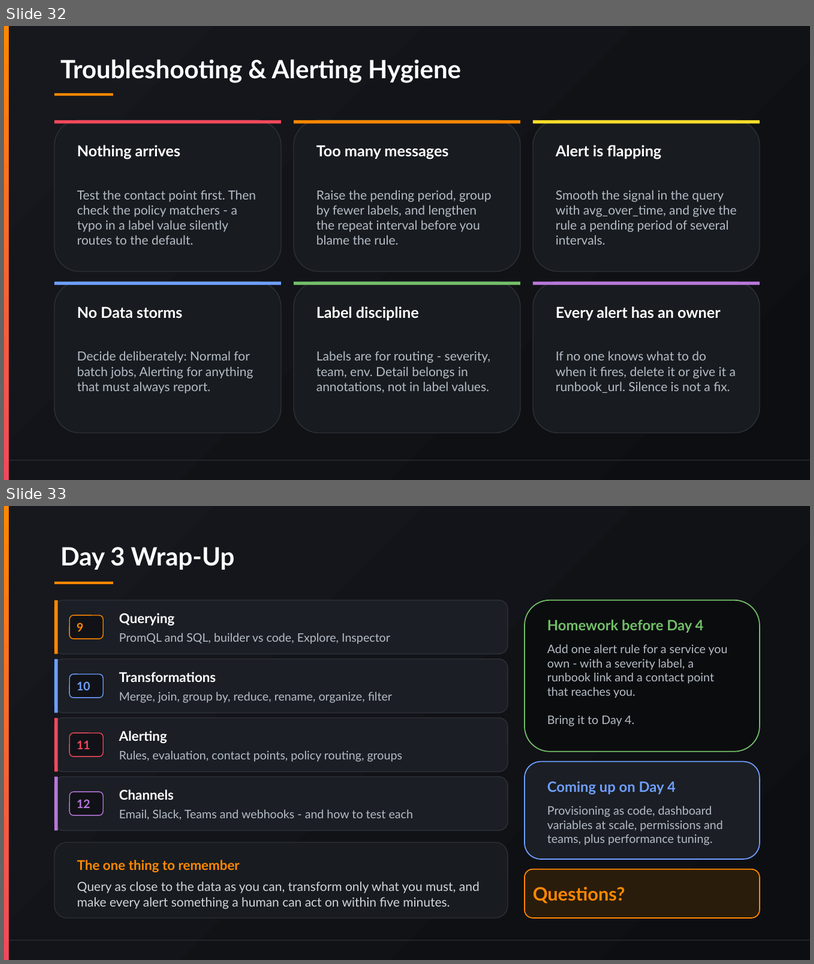
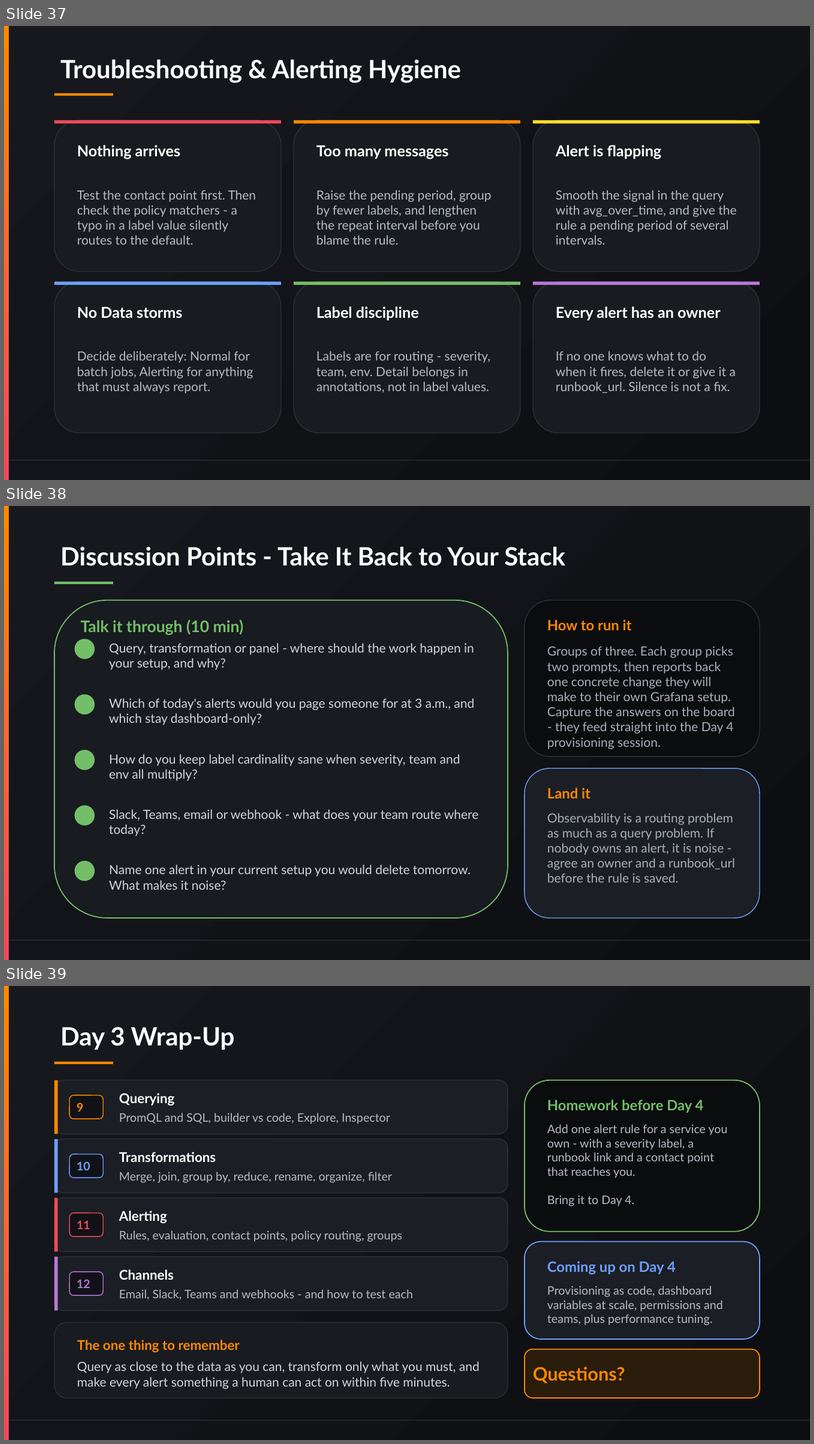
Before and after one commit to vikash-verma-profile/garfana-August-2026, a slide deck: Day-3/Day-3.pptx. Shown one above the other, each under a label of ours: slides 32 and 33 before the commit, slides 37, 38 and 39 after it. The pictures are 814x964 and 814x1444 pixels, drawn with LibreOffice and Linux fonts; fonts in the diff are those of the drawing. Boxes give left, top, right and bottom in pixels: in the first picture for what was removed or moved away, otherwise in the second. Text is boxed around its words. In the diff, an @@ line names an element or a change of style, - is before the commit and + after.

```diff
--- a/Day-3/Day-3.pptx
+++ b/Day-3/Day-3.pptx
@@ slide 38 added at [4,506,810,960], background gradient #16181D to #0D0E12; not listed: 2 template elements that a slide beside it also shows @@
@@ title added at [60,546,566,566], 30 pt, text #FFFFFF, bold @@
+Discussion Points - Take It Back to Your Stack
@@ rectangle added at [54,582,113,584], fill #73BF69 @@
@@ rounded rectangle added at [54,600,508,918], fill #181B1F, outline #73BF69 1.25 pt @@
@@ rounded rectangle added at [525,600,760,756], fill #0B0C0E, outline #2C3038 1 pt @@
@@ text added at [81,619,244,635], 19 pt, text #73BF69, bold @@
+Talk it through (10 min)
@@ text added at [548,619,632,630], 17 pt, text #FF8800, bold @@
+How to run it
@@ ellipse added at [75,639,95,658], fill #73BF69, 14 pt, text #111217, bold @@
+1
@@ text added at [109,643,474,670], 15 pt, text #D2D6DB @@
+Query, transformation or panel - where should the work happen in your setup, and why?
@@ text added at [548,646,735,749], 15 pt, text #A8B0BA @@
+Groups of three. Each group picks two prompts, then reports back one concrete change they will make to their own Grafana setup. Capture the answers on the board - they feed straight into the Day 4 provisioning session.
@@ ellipse added at [75,694,95,714], fill #73BF69, 14 pt, text #111217, bold @@
+2
@@ text added at [109,698,474,725], 15 pt, text #D2D6DB @@
+Which of today's alerts would you page someone for at 3 a.m., and which stay dashboard-only?
@@ ellipse added at [75,750,95,770], fill #73BF69, 14 pt, text #111217, bold @@
+3
@@ text added at [109,754,461,781], 15 pt, text #D2D6DB @@
+How do you keep label cardinality sane when severity, team and env all multiply?
@@ rounded rectangle added at [525,768,760,918], fill #1B1E24, outline #6E9FFF 1 pt @@
@@ text added at [548,787,591,798], 17 pt, text #FF8800, bold @@
+Land it
@@ ellipse added at [75,805,95,825], fill #73BF69, 14 pt, text #111217, bold @@
+4
@@ text added at [109,809,479,836], 15 pt, text #D2D6DB @@
+Slack, Teams, email or webhook - what does your team route where today?
@@ text added at [548,813,735,882], 15 pt, text #A8B0BA @@
+Observability is a routing problem as much as a query problem. If nobody owns an alert, it is noise - agree an owner and a runbook_url before the rule is saved.
@@ ellipse added at [75,861,95,880], fill #73BF69, 14 pt, text #111217, bold @@
+5
@@ text added at [109,864,471,889], 15 pt, text #D2D6DB @@
+Name one alert in your current setup you would delete tomorrow. What makes it noise?
@@ what was slide 32 is now slide 37 @@
@@ what was slide 33 is now slide 39 @@
```
Also in this commit, not shown: 5 other slides added, 24 other files.
